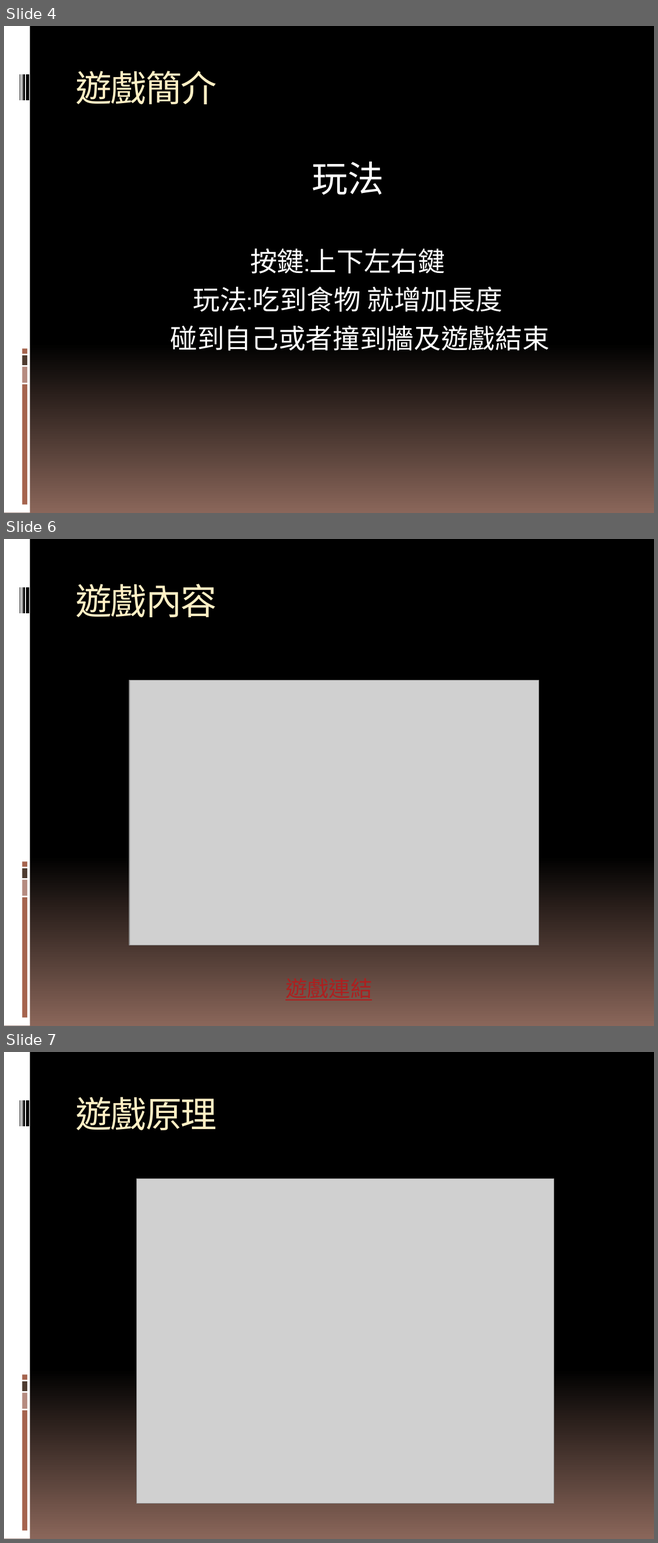
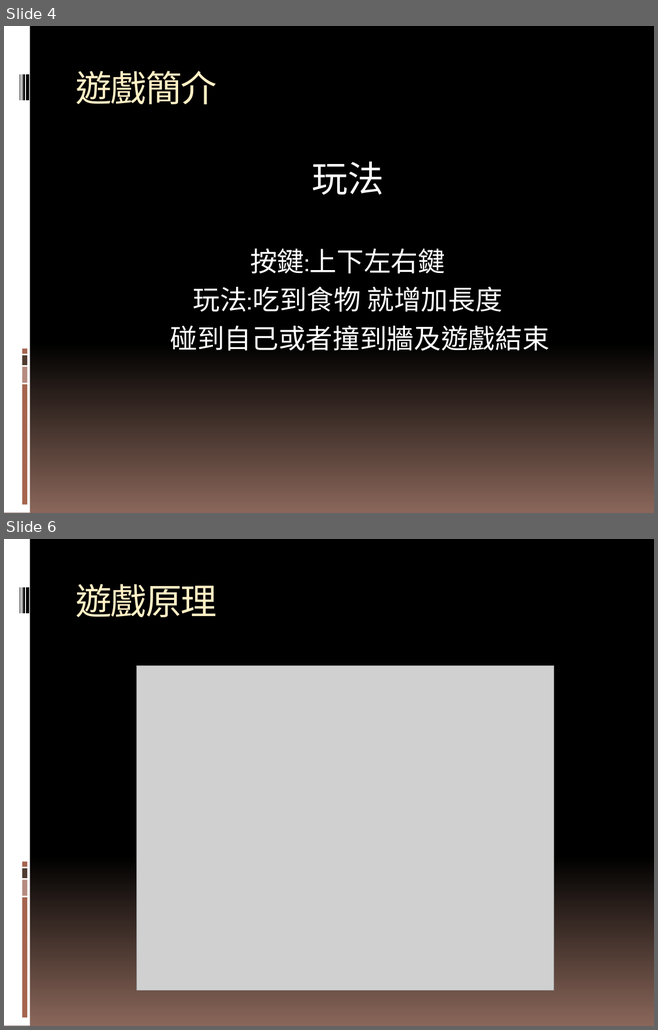
Before and after one commit to jack86122/Snake, a slide deck: Snake/貪食蛇.pptx. Shown one above the other, each under a label of ours: slides 4, 6 and 7 before the commit, slides 4 and 6 after it; the slides between them are not shown. The pictures are 658x1543 and 658x1030 pixels, drawn with LibreOffice and Linux fonts; fonts in the diff are those of the drawing; grey boxes stand for pictures. Boxes give left, top, right and bottom in pixels: in the first picture for what was removed or moved away, otherwise in the second. Text is boxed around its words. In the diff, an @@ line names an element or a change of style, - is before the commit and + after.

```diff
--- a/Snake/貪食蛇.pptx
+++ b/Snake/貪食蛇.pptx
@@ slide 6 removed at bbox=[4, 539, 654, 1026], background gradient #000000 to #8B695A; not listed: 9 template elements that a slide beside it also shows @@
@@ title removed at bbox=[75, 584, 217, 617] @@
-遊戲內容
@@ picture removed at bbox=[129, 681, 539, 946] @@
@@ what was slide 7 is now slide 6 @@
```
Also in this commit, not shown: 2 slides changed.
